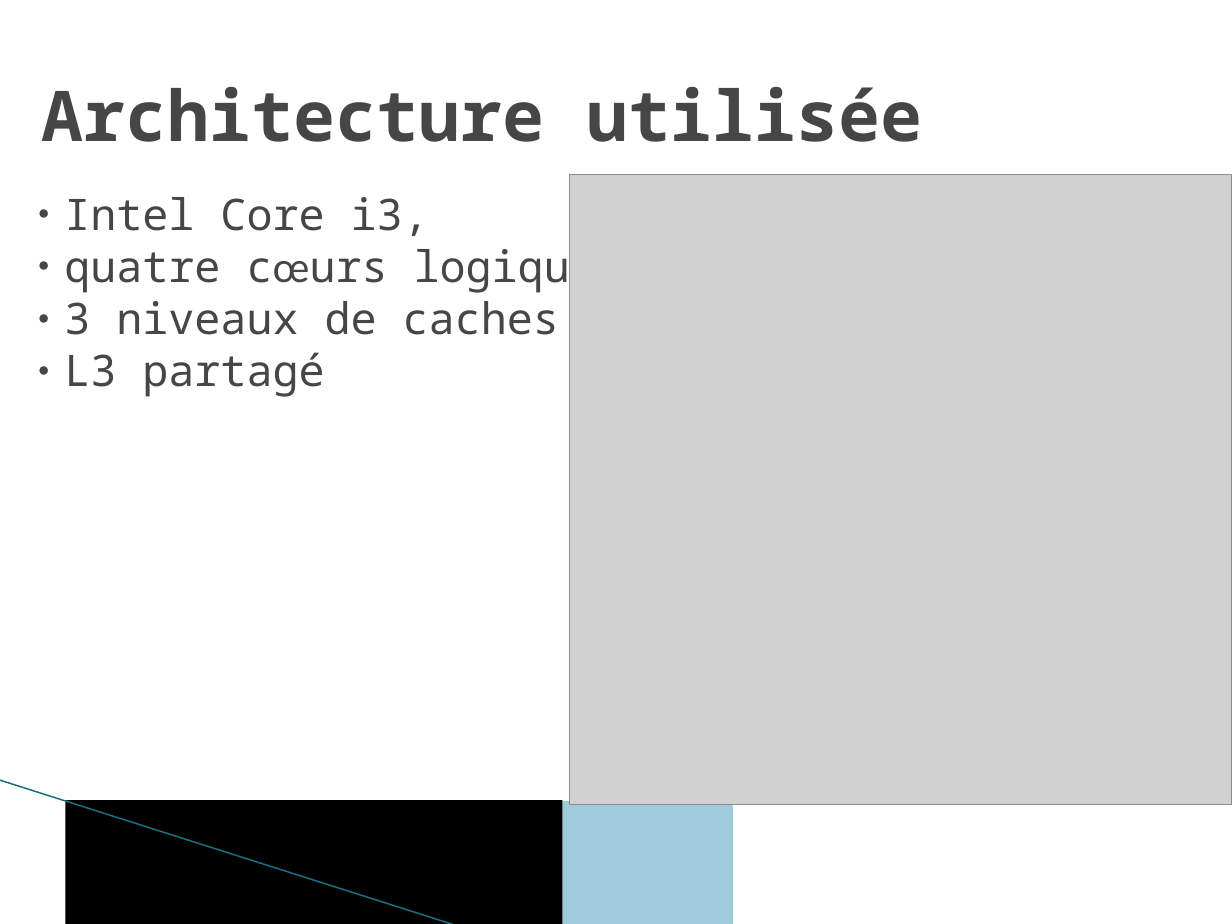
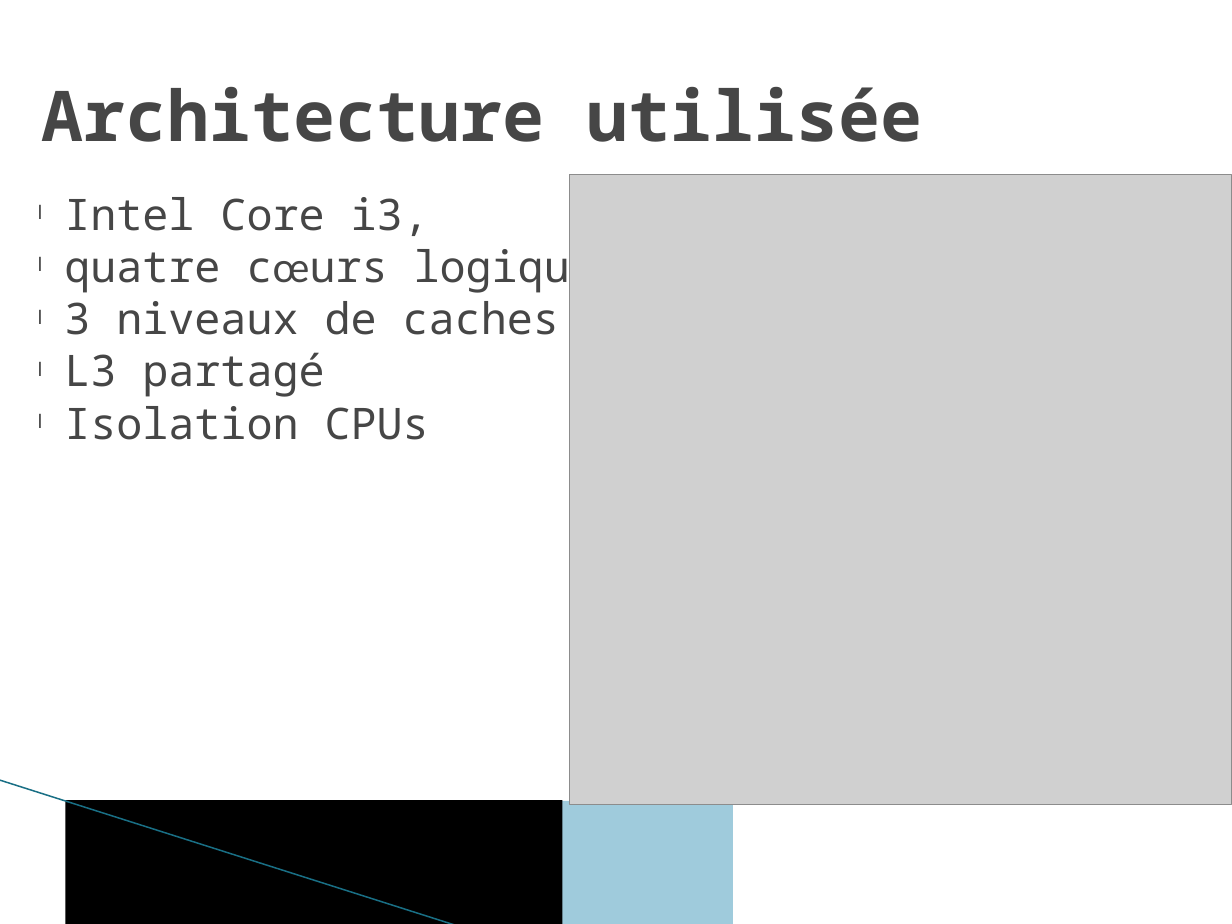
Before and after one commit to robertoxmed/c_memory_monitor, a slide deck: slide 4 of doc/Temps-Réel et Multi-coeurs.pptx. Drawn at 1232x924 pixels with LibreOffice and Linux fonts; fonts in the diff are those of the drawing; grey boxes stand for pictures; background and template pictures are left out. Boxes give left, top, right and bottom in pixels: in the first picture for what was removed or moved away, otherwise in the second. Text is boxed around its words. In the diff, an @@ line names an element or a change of style, - is before the commit and + after.

```diff
--- a/doc/Temps-Réel et Multi-coeurs.pptx
+++ b/doc/Temps-Réel et Multi-coeurs.pptx
@@ text at bbox=[64, 406, 429, 440]: paragraph added @@
+l Isolation CPUs
```
Also in this commit, not shown: 13 other slides changed, 57 other files.
